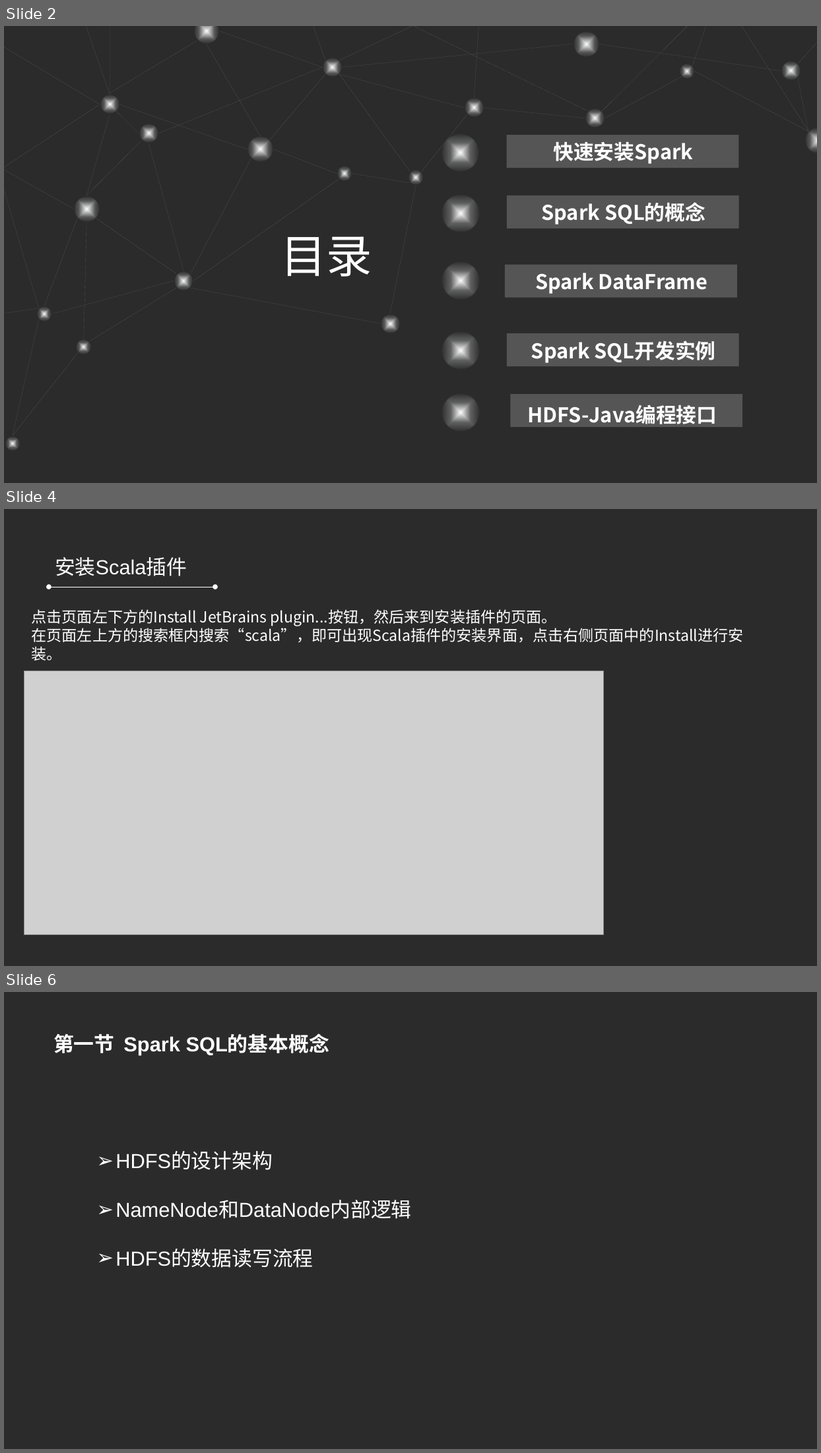
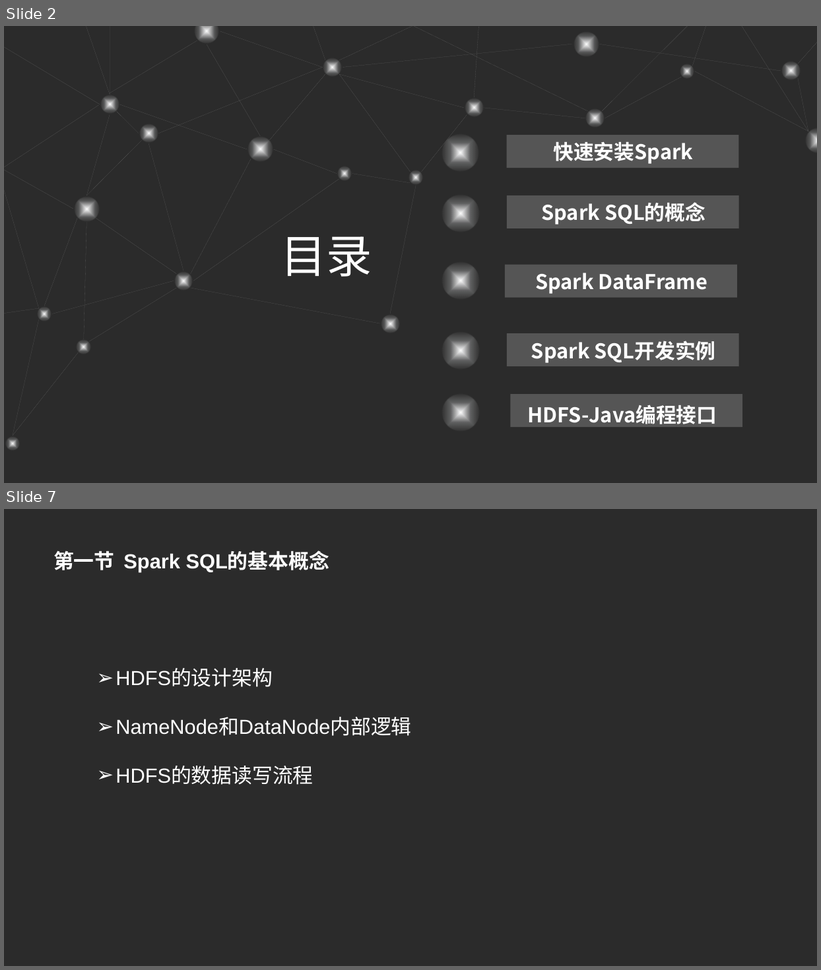
Before and after one commit to refuil/hadoopAction, a slide deck: 第五章 MapReduce高级程序设计.pptx. Shown one above the other, each under a label of ours: slides 2, 4 and 6 before the commit, slides 2 and 7 after it; the slides between them are not shown. The pictures are 821x1453 and 821x970 pixels, drawn with LibreOffice and Linux fonts; fonts in the diff are those of the drawing; grey boxes stand for pictures; background and template pictures are left out; a plain dark background stands for a picture behind light text. Boxes give left, top, right and bottom in pixels: in the first picture for what was removed or moved away, otherwise in the second. Text is boxed around its words. In the diff, an @@ line names an element or a change of style, - is before the commit and + after.

```diff
--- a/第五章 MapReduce高级程序设计.pptx
+++ b/第五章 MapReduce高级程序设计.pptx
@@ slide 4 removed at box(4, 509, 817, 966), background picture (left out) @@
@@ text removed at box(55, 557, 187, 576) @@
-安装Scala插件
@@ double arrow removed from (49, 587) to (215, 587) @@
@@ text removed at box(32, 609, 744, 642) @@
-点击页面左下方的Install JetBrains plugin...按钮，然后来到安装插件的页面。
-在页面左上方的搜索框内搜索“scala”，即可出现Scala插件的安装界面，点击右侧页面中的Install进行安装。
@@ picture removed at box(24, 671, 604, 935) @@
@@ what was slide 6 is now slide 7 @@
```
Also in this commit, not shown: 4 slides added, 2 other slides removed, 12 other files.
